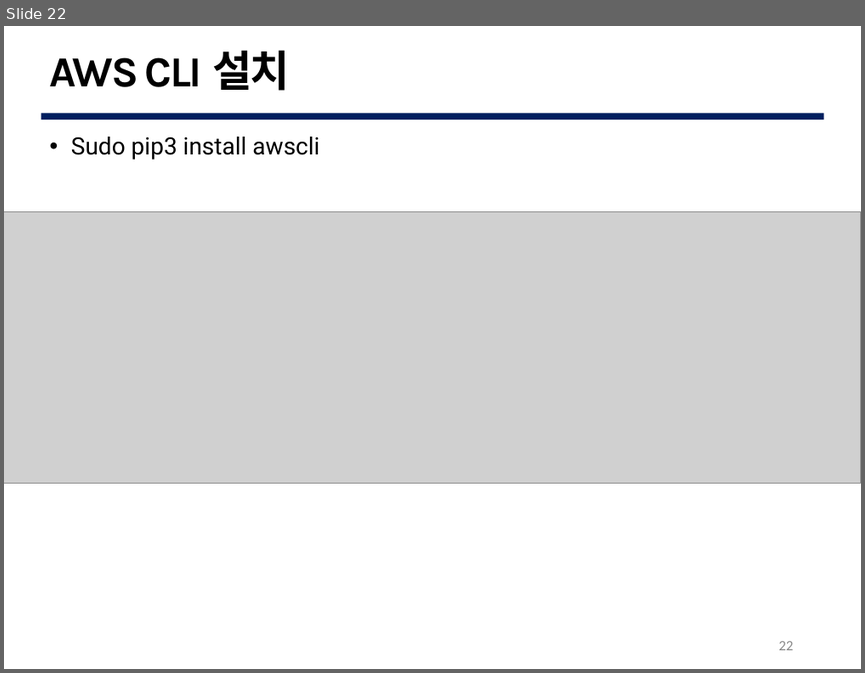
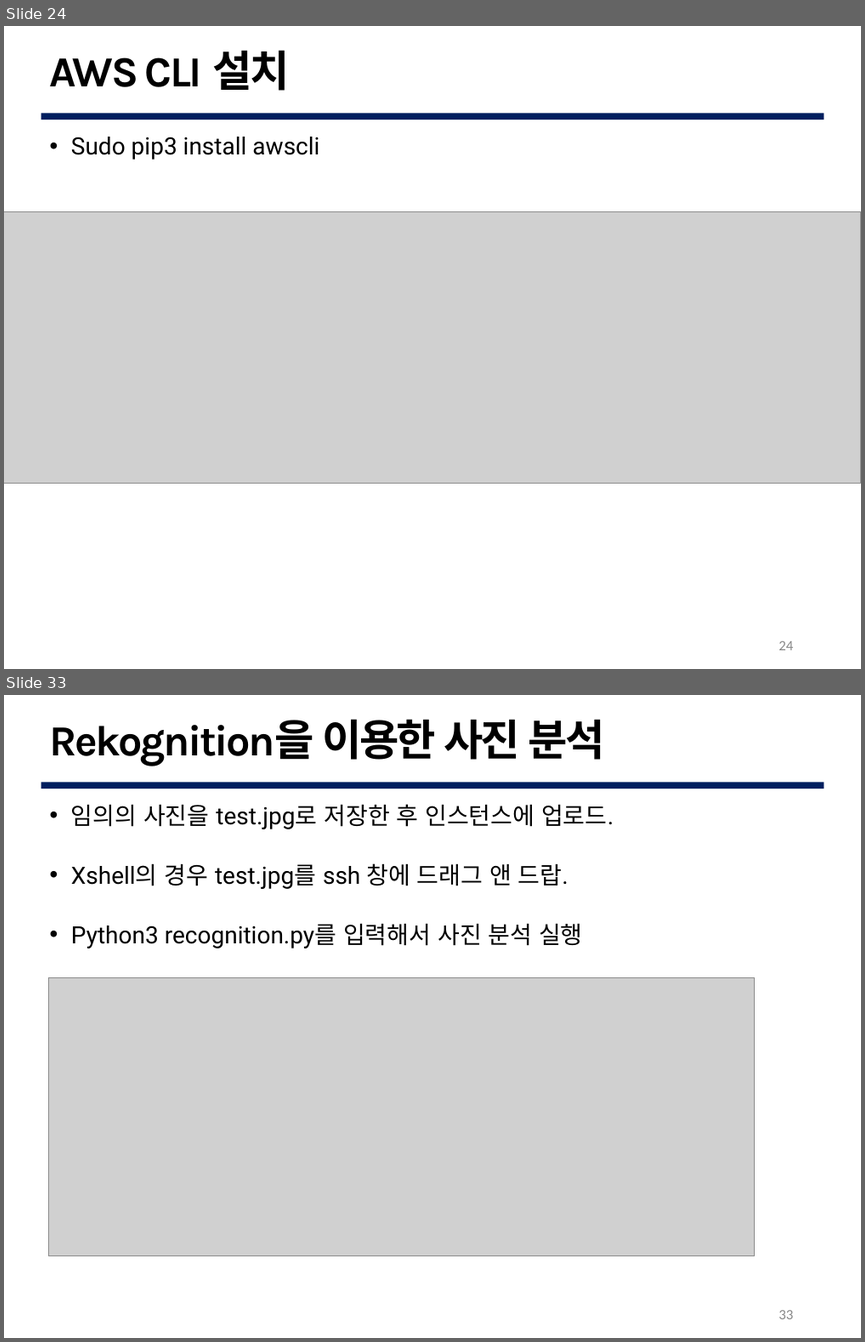
Before and after one commit to G0DCH/AWS_Rekognition_Slide, a slide deck: ppt/AWS Rekognition Slide.pptx. Shown one above the other, each under a label of ours: slide 22 before the commit, slides 24 and 33 after it; the slides between them are not shown. The pictures are 865x673 and 865x1342 pixels, drawn with LibreOffice and Linux fonts; fonts in the diff are those of the drawing; grey boxes stand for pictures; background and template pictures are left out. Boxes give left, top, right and bottom in pixels: in the first picture for what was removed or moved away, otherwise in the second. Text is boxed around its words. In the diff, an @@ line names an element or a change of style, - is before the commit and + after.

```diff
--- a/ppt/AWS Rekognition Slide.pptx
+++ b/ppt/AWS Rekognition Slide.pptx
@@ slide 33 added at bbox=[4, 695, 861, 1338], background #FFFFFF; not listed: 1 template element that a slide beside it also shows @@
@@ text added at bbox=[50, 719, 604, 766], 36 pt, text #000000, bold @@
+Rekognition을 이용한 사진 분석
@@ text added at bbox=[71, 804, 613, 948], 20 pt, text #000000 @@
+• 임의의 사진을 test.jpg로 저장한 후 인스턴스에 업로드.
+• Xshell의 경우 test.jpg를 ssh 창에 드래그 앤 드랍.
+• Python3 recognition.py를 입력해서 사진 분석 실행
@@ picture added at bbox=[48, 978, 755, 1256] @@
@@ page number added at bbox=[778, 1310, 793, 1319], 12 pt, text #888888 @@
+33
@@ what was slide 22 is now slide 24 @@
@@ page number at bbox=[778, 641, 793, 650]: text changed @@
-22
+24
```
Also in this commit, not shown: 6 slides changed, 9 other slides added, 28 slides removed.
